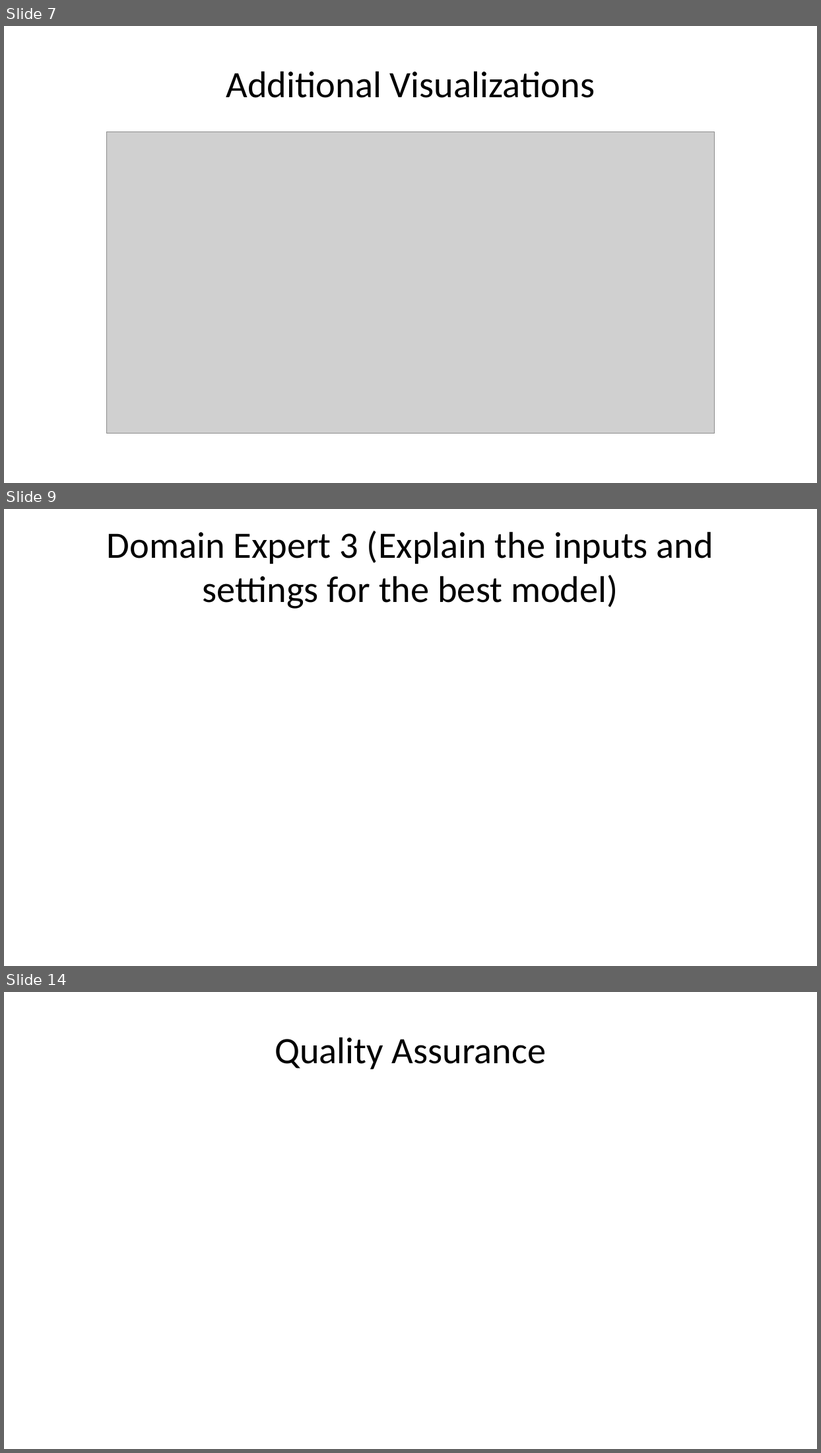
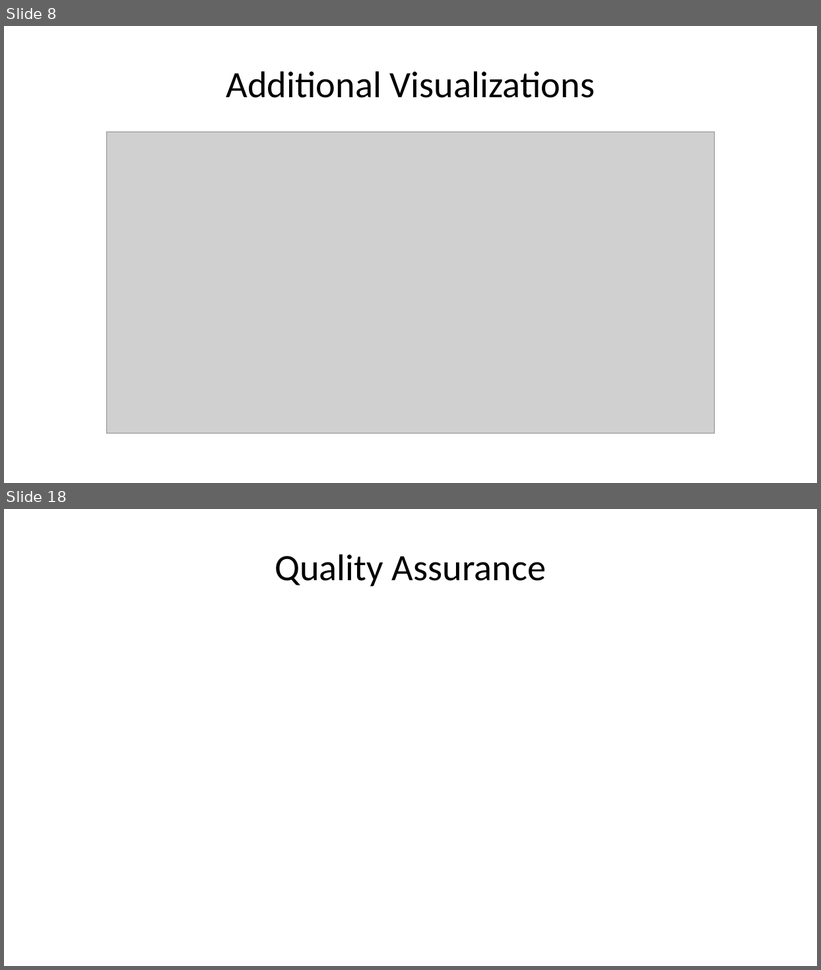
Before and after one commit to deancallahan25/Redwood-Analytics-Portfolio, a slide deck: Project-3/individual-models/data/presentation.pptx. Shown one above the other, each under a label of ours: slides 7, 9 and 14 before the commit, slides 8 and 18 after it; the slides between them are not shown. The pictures are 821x1453 and 821x970 pixels, drawn with LibreOffice and Linux fonts; fonts in the diff are those of the drawing; grey boxes stand for pictures. Boxes give left, top, right and bottom in pixels: in the first picture for what was removed or moved away, otherwise in the second. Text is boxed around its words. In the diff, an @@ line names an element or a change of style, - is before the commit and + after.

```diff
--- a/Project-3/individual-models/data/presentation.pptx
+++ b/Project-3/individual-models/data/presentation.pptx
@@ slide 9 removed at (4, 509, 817, 966), background #FFFFFF @@
@@ title removed at (107, 531, 714, 609) @@
-Domain Expert 3 (Explain the inputs and settings for the best model)
@@ what was slide 7 is now slide 8 @@
@@ what was slide 14 is now slide 18 @@
```
Also in this commit, not shown: 5 slides changed, 8 slides added, 3 other slides removed, 1 other file.
